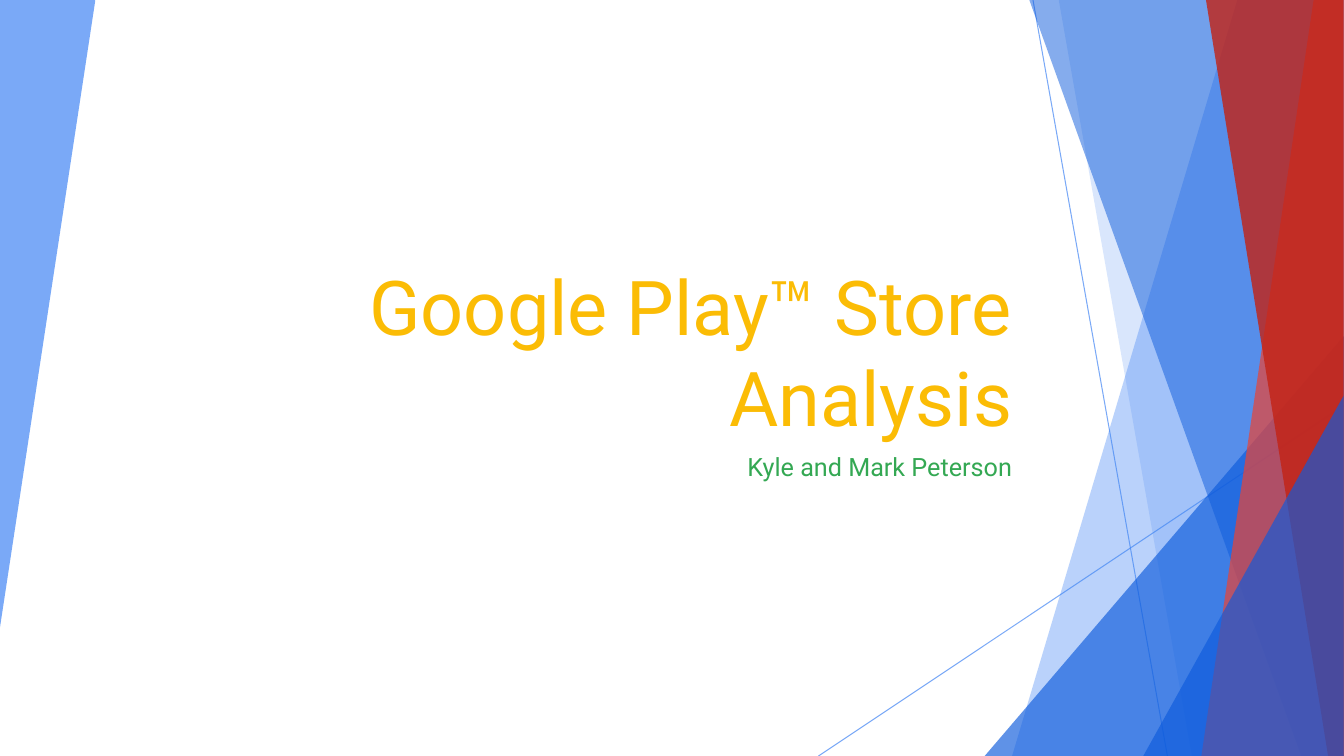
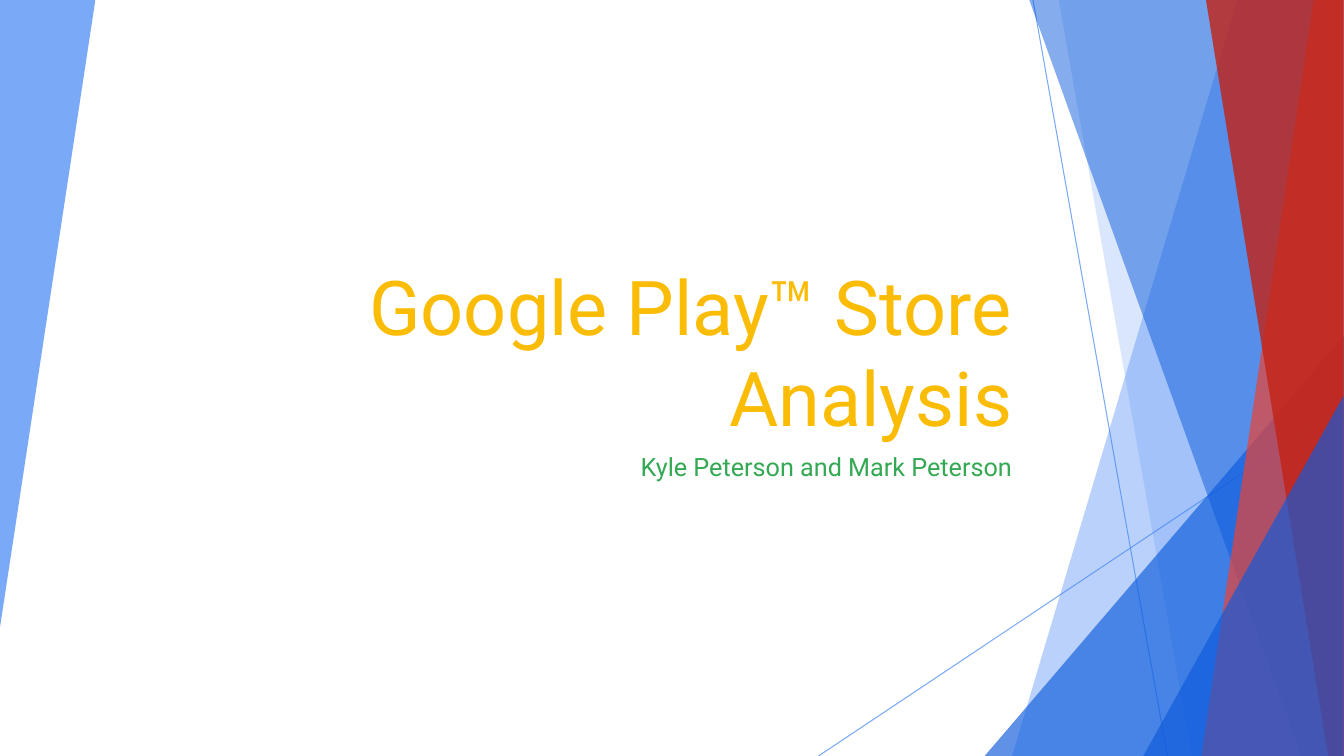
Before and after one commit to KylePeterson623/Project1, a slide deck: slide 1 of Google Play™ Store Analysis.pptx. Drawn at 1344x756 pixels with LibreOffice and Linux fonts; fonts in the diff are those of the drawing. Boxes give left, top, right and bottom in pixels: in the first picture for what was removed or moved away, otherwise in the second. Text is boxed around its words. In the diff, an @@ line names an element or a change of style, - is before the commit and + after.

```diff
--- a/Google Play™ Store Analysis.pptx
+++ b/Google Play™ Store Analysis.pptx
@@ subtitle at (641, 457, 1011, 482): text changed @@
-Kyle and Mark Peterson
+Kyle Peterson and Mark Peterson
```
Also in this commit, not shown: 2 other slides changed, 2 other files.
